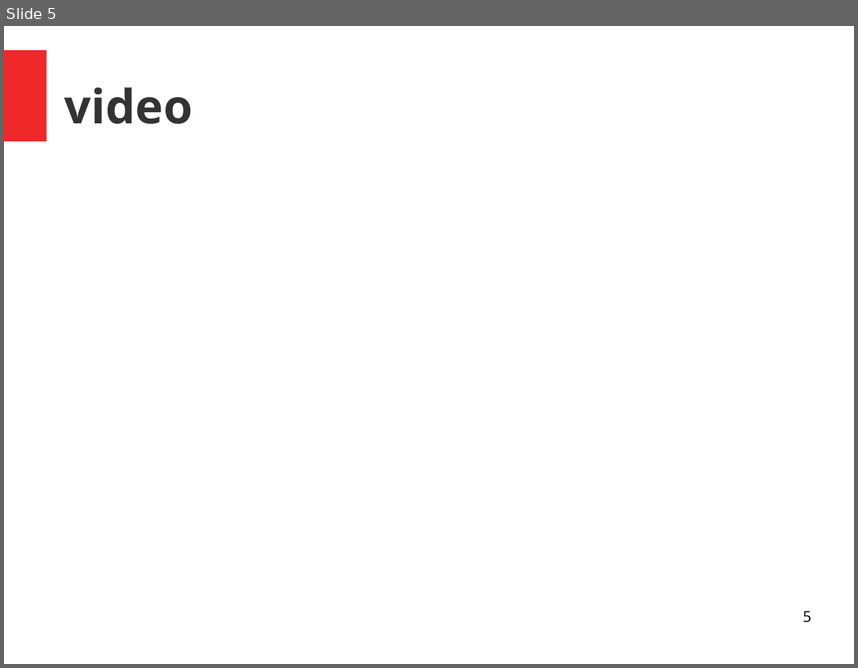
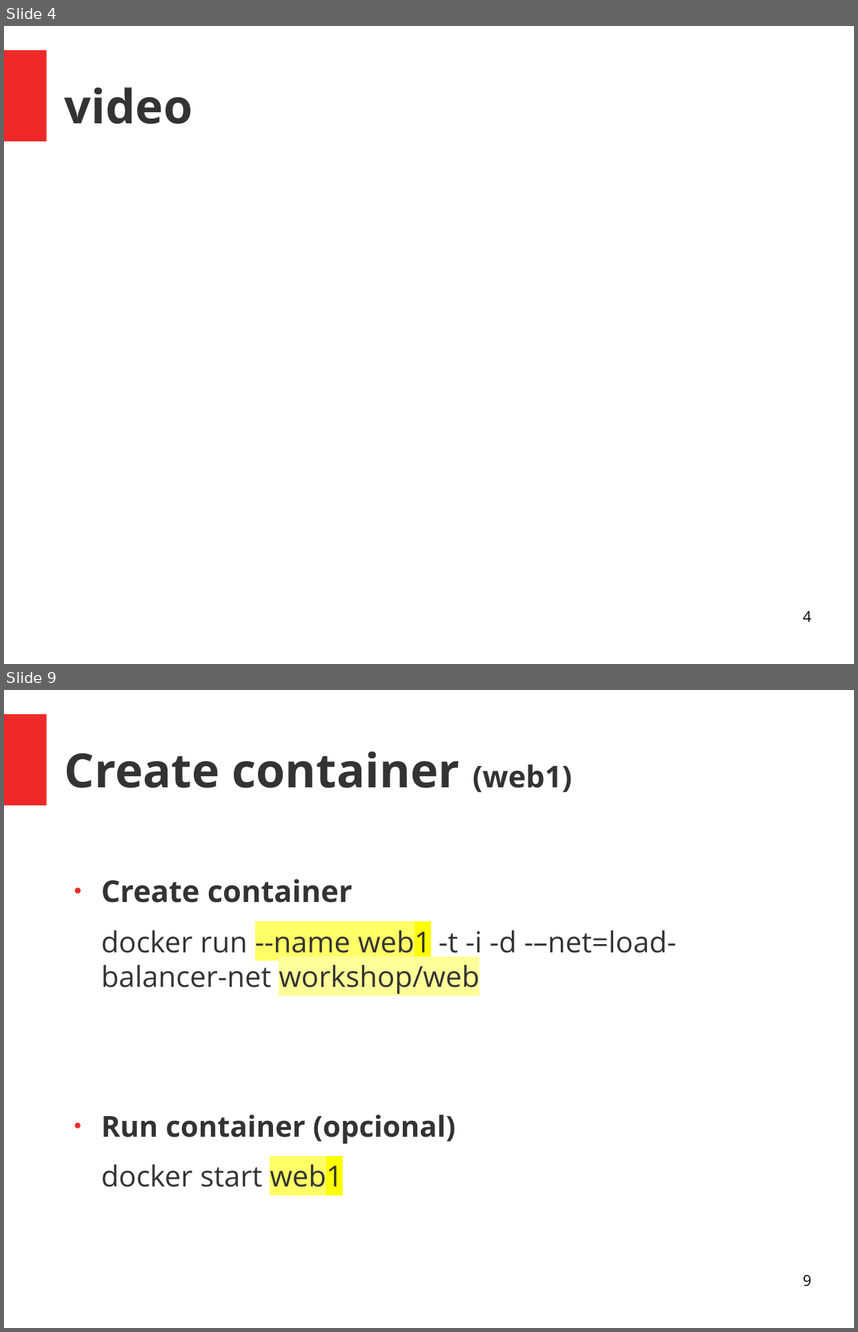
Before and after one commit to skuarch/dockerJava, a slide deck: dockerAndJava.odp. Shown one above the other, each under a label of ours: slide 5 before the commit, slides 4 and 9 after it; the slides between them are not shown. The pictures are 858x668 and 858x1332 pixels, drawn with LibreOffice and Linux fonts; fonts in the diff are those of the drawing. Boxes give left, top, right and bottom in pixels: in the first picture for what was removed or moved away, otherwise in the second. Text is boxed around its words. In the diff, an @@ line names an element or a change of style, - is before the commit and + after.

```diff
--- a/dockerAndJava.odp
+++ b/dockerAndJava.odp
@@ slide 9 added at (x1=4, y1=690, x2=854, y2=1328), background #FFFFFF; not listed: 1 template element that a slide beside it also shows @@
@@ title added at (x1=65, y1=751, x2=572, y2=792), 44 pt, text #333333, bold @@
+Create container (web1)
@@ text added at (x1=101, y1=879, x2=677, y2=1194), 27 pt, text #333333 @@
+● Create container
+docker run --name web1 -t -i -d -–net=load-balancer-net workshop/web
+● Run container (opcional)
+docker start web1
@@ page number added at (x1=803, y1=1274, x2=811, y2=1286), 14 pt, text #000000 @@
+9
@@ what was slide 5 is now slide 4 @@
@@ page number at (x1=803, y1=610, x2=811, y2=621): text changed @@
-5
+4
```
Also in this commit, not shown: 2 slides changed, 5 other slides added, 2 slides removed, 10 other files.
